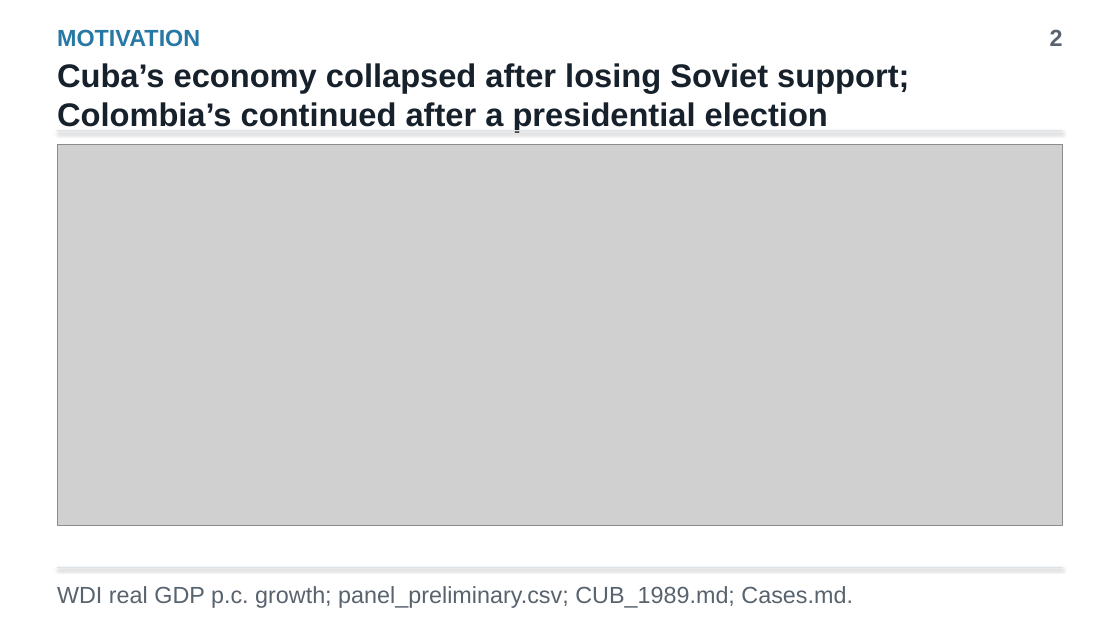
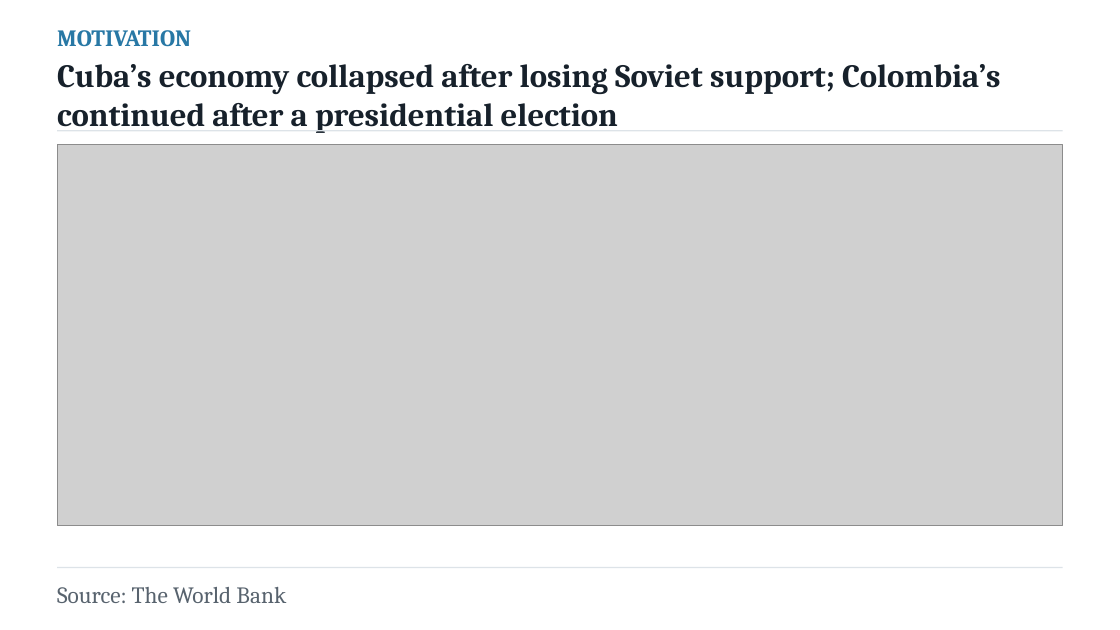
Before and after one commit to yuseicarlos2560/Economic-Development-through-Political-Materialism, a slide deck: slide 2 of presentations/thesis_introduction.pptx. Drawn at 1120x630 pixels with LibreOffice and Linux fonts; fonts in the diff are those of the drawing; grey boxes stand for pictures. Boxes give left, top, right and bottom in pixels: in the first picture for what was removed or moved away, otherwise in the second. Text is boxed around its words. In the diff, an @@ line names an element or a change of style, - is before the commit and + after.

```diff
--- a/presentations/thesis_introduction.pptx
+++ b/presentations/thesis_introduction.pptx
@@ text "MOTIVATION" at [57,30,191,47]: font Arial to Cambria @@
@@ text removed at [1050,29,1063,46] @@
-2
@@ text "Cuba’s economy collapsed after losing ..." at [57,64,1001,133]: font Arial to Cambria @@
@@ rectangle at [57,130,1063,131]: shadow off @@
@@ rectangle at [57,567,1063,568]: shadow off @@
@@ text at [57,587,286,603]: text changed; font Arial to Cambria @@
-WDI real GDP p.c. growth; panel_preliminary.csv; CUB_1989.md; Cases.md.
+Source: The World Bank
```
Also in this commit, not shown: 16 other slides changed, 2 slides added, 1 other file.
